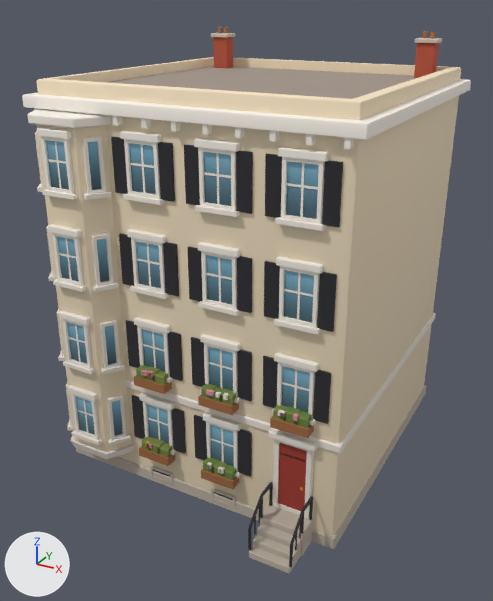
A saved change to the glTF model newcity/art/kit/tremont_n5.glb.
One viewpoint serves both versions: a 50 mm camera at (12.4, -24.2, 18.1) aimed at (0.0, -1.6, 6.8). Lighting does not change. The marker at lower left points along +X, +Y and +Z. The first picture is the older version. Vertices at exactly the same position are counted once.

Before the edit, the objects in view are built like this:
```python
me_tremont_n5 = bpy.data.meshes.new('tremont_n5')
me_tremont_n5.from_pydata(...)  # 2158 vertices, 2948 faces; spans x -6.3..6.3, y -7.9..6.3, z 0.0..16.9
me_tremont_n5.materials.append(mat_kit_atlas)  # picture img_atlas
ob_tremont_n5 = bpy.data.objects.new('tremont_n5', me_tremont_n5)
ob_tremont_n5.location = (0.0, 0.0, 0.0)
```
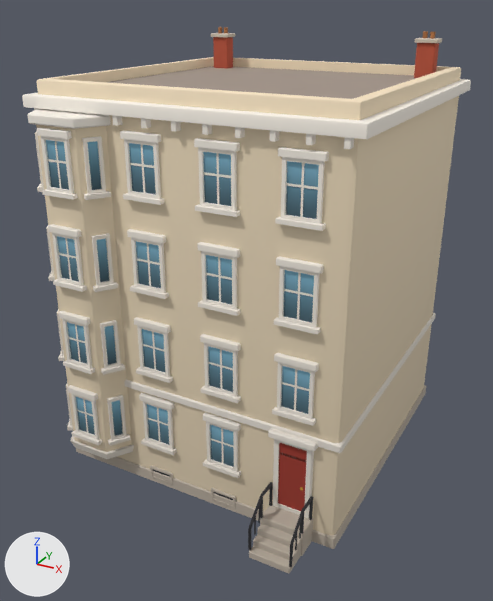
What differs and where, as boxes (x1, y1, x2, y2) in the pictures (493 x 601 px):
part 1 of me_tremont_n5, deleted
    before: (111, 137, 343, 490)

What the commit changed:
me_tremont_n5 is used by ob_tremont_n5; location (0.0, 0.0, 0.0).
me_tremont_n5 had 2158 vertices, 2948 faces and spanned x -6.3..6.3, y -7.9..6.3, z 0.0..16.9.
me_tremont_n5 now has 1632 vertices, 2392 faces and spans x -6.3..6.3, y -7.9..6.3, z 0.0..16.9.
me_tremont_n5 part 1: 62 loose pieces with 526 vertices, spanning x -2.7..5.6, y -6.5..-6.0, z 1.5..13.9, are deleted.
